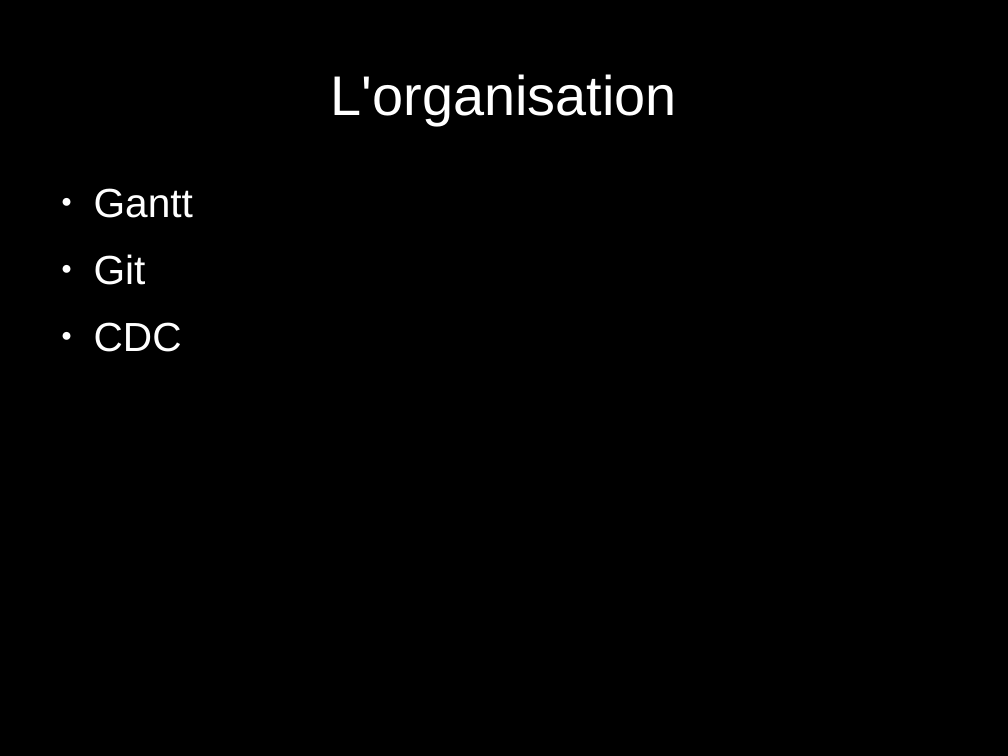
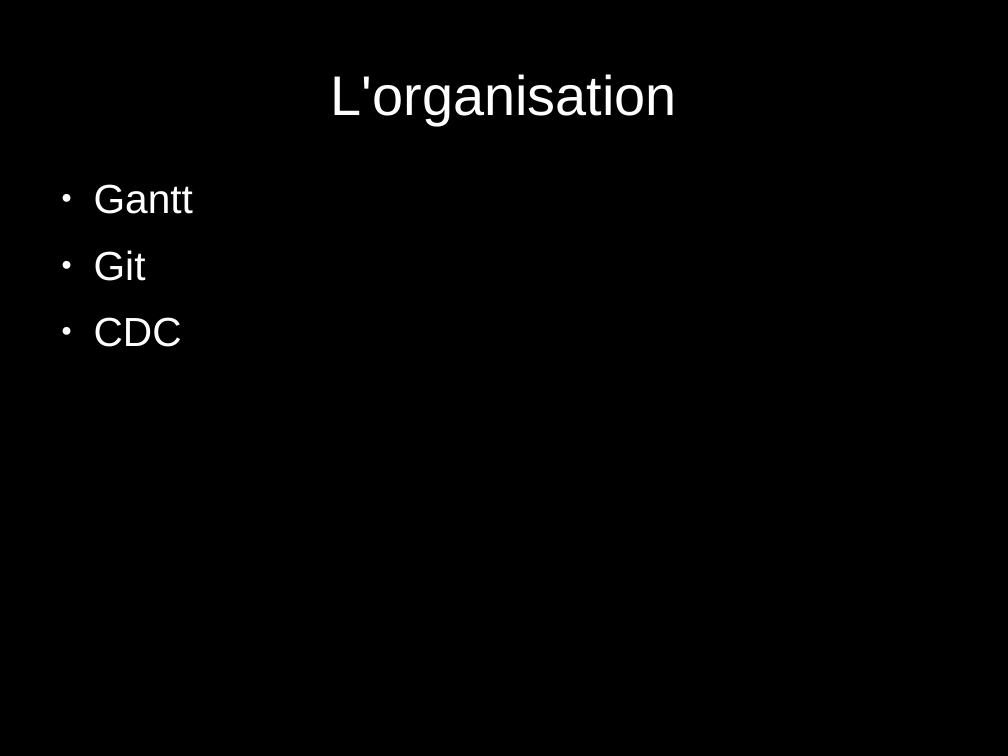
Before and after one commit to meo-pill/takenoko, a slide deck: slide 5 of diapo projet.odp. Drawn at 1008x756 pixels with LibreOffice and Linux fonts; fonts in the diff are those of the drawing; background and template pictures are left out. Boxes give left, top, right and bottom in pixels: in the first picture for what was removed or moved away, otherwise in the second. Text is boxed around its words. In the diff, an @@ line names an element or a change of style, - is before the commit and + after.

```diff
--- a/diapo projet.odp
+++ b/diapo projet.odp
@@ text "Gantt": place and size @@
-text "Gantt" at <box>94,188,193,352</box>
+text "Gantt" at <box>94,184,193,347</box>
```
Also in this commit, not shown: 5 other slides changed, 1 slide added, 1 slide removed.
